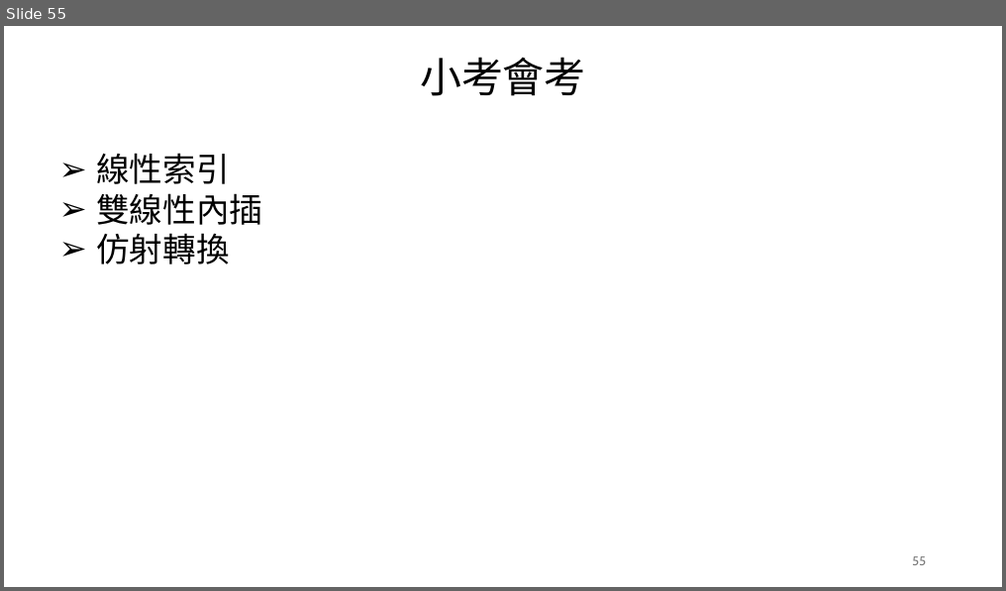
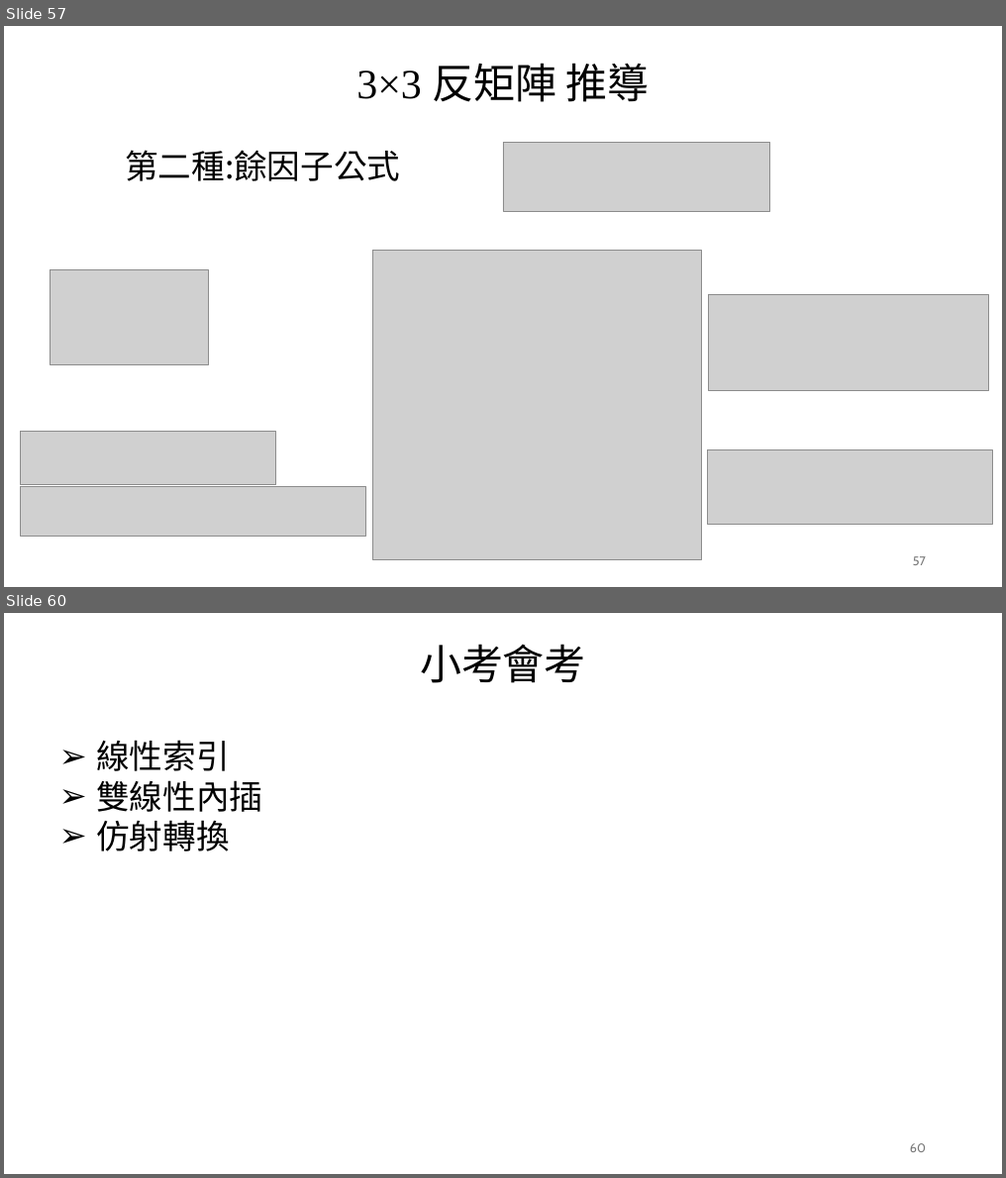
Before and after one commit to TamKangAI/ImageProcessing, a slide deck: 02_數位影像基礎/02_數位影像基礎.pptx. Shown one above the other, each under a label of ours: slide 55 before the commit, slides 57 and 60 after it; the slides between them are not shown. The pictures are 1006x591 and 1006x1178 pixels, drawn with LibreOffice and Linux fonts; fonts in the diff are those of the drawing; grey boxes stand for pictures. Boxes give left, top, right and bottom in pixels: in the first picture for what was removed or moved away, otherwise in the second. Text is boxed around its words. In the diff, an @@ line names an element or a change of style, - is before the commit and + after.

```diff
--- a/02_數位影像基礎/02_數位影像基礎.pptx
+++ b/02_數位影像基礎/02_數位影像基礎.pptx
@@ slide 57 added at (x1=4, y1=26, x2=1002, y2=587), background #FFFFFF @@
@@ text added at (x1=356, y1=63, x2=649, y2=102), 40 pt, text #000000 @@
+3×3 反矩陣 推導
@@ picture added at (x1=503, y1=142, x2=770, y2=212) @@
@@ text added at (x1=125, y1=150, x2=400, y2=181), 32 pt, text #000000 @@
+第二種:餘因子公式
@@ picture added at (x1=373, y1=251, x2=702, y2=561) @@
@@ picture added at (x1=50, y1=271, x2=209, y2=366) @@
@@ picture added at (x1=709, y1=294, x2=989, y2=390) @@
@@ picture added at (x1=21, y1=432, x2=275, y2=485) @@
@@ picture added at (x1=708, y1=450, x2=992, y2=524) @@
@@ picture added at (x1=21, y1=487, x2=366, y2=537) @@
@@ page number added at (x1=913, y1=557, x2=926, y2=566), 12 pt, text #797979 @@
+57
@@ what was slide 55 is now slide 60 @@
@@ page number at (x1=910, y1=1144, x2=926, y2=1153): text changed @@
-55
+60
```
Also in this commit, not shown: 9 slides changed, 4 other slides added, 3 other files.
